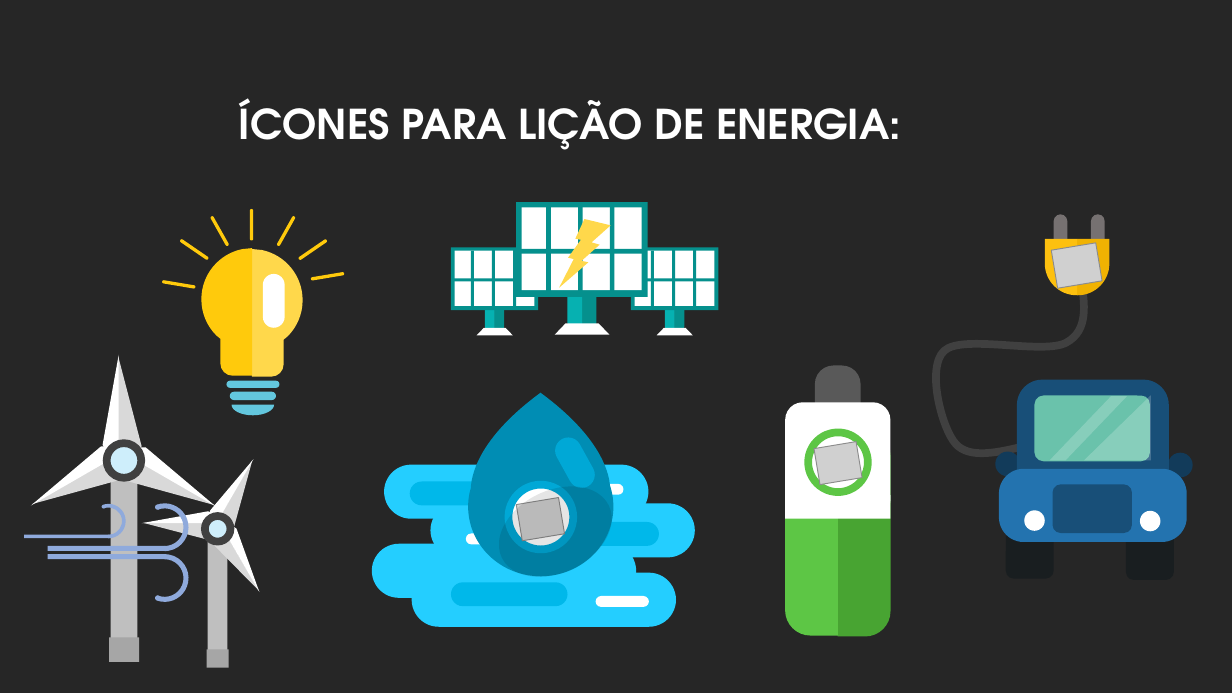
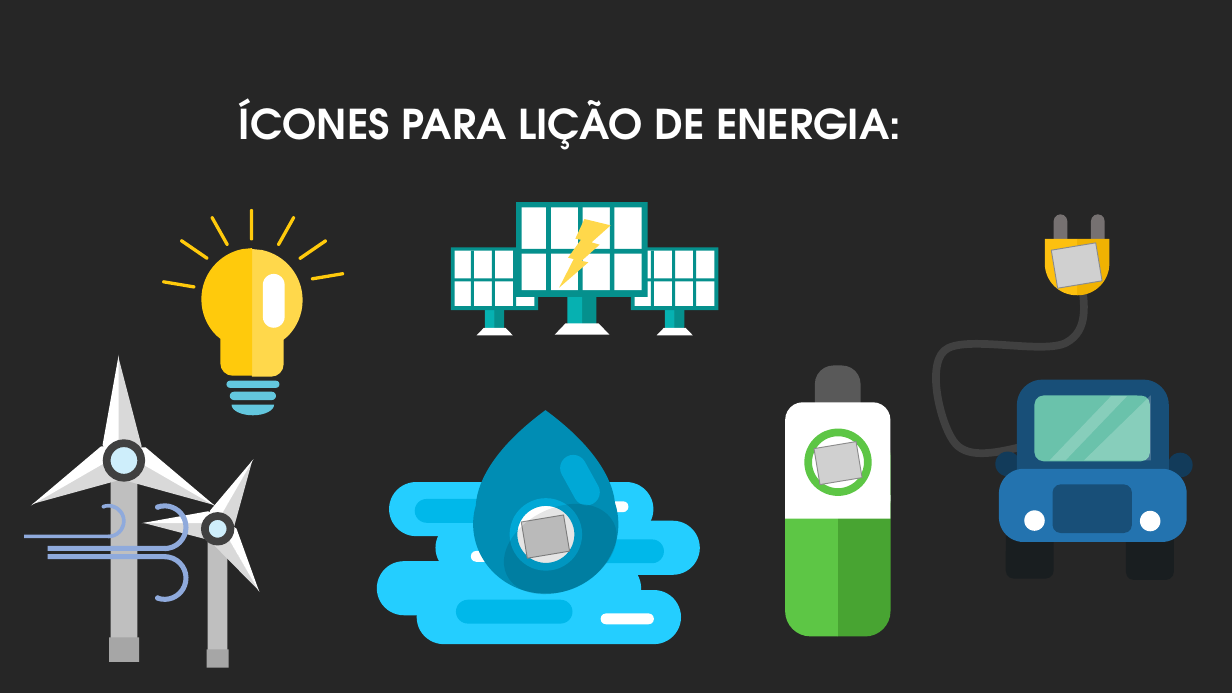
Before and after one commit to pedrogmo/projetopp2, a slide deck: slide 18 of slide/Apresentação1.pptx. Drawn at 1232x693 pixels with LibreOffice and Linux fonts; fonts in the diff are those of the drawing; grey boxes stand for pictures; background and template pictures are left out. Boxes give left, top, right and bottom in pixels: in the first picture for what was removed or moved away, otherwise in the second. Text is boxed around its words. In the diff, an @@ line names an element or a change of style, - is before the commit and + after.

```diff
--- a/slide/Apresentação1.pptx
+++ b/slide/Apresentação1.pptx
@@ 7 rounded rectangles, 1 ellipse: place and size @@
-7 rounded rectangles, 1 ellipse at [372,484,677,628]
+7 rounded rectangles, 1 ellipse at [377,502,681,645]
@@ 4 rounded rectangles, 1 freeform shape, 1 ellipse, 1 picture: place and size @@
-4 rounded rectangles, 1 freeform shape, 1 ellipse, 1 picture at [384,393,695,595]
+4 rounded rectangles, 1 freeform shape, 1 ellipse, 1 picture at [389,410,700,613]
```
Also in this commit, not shown: 3 other slides changed, 7 other files.
